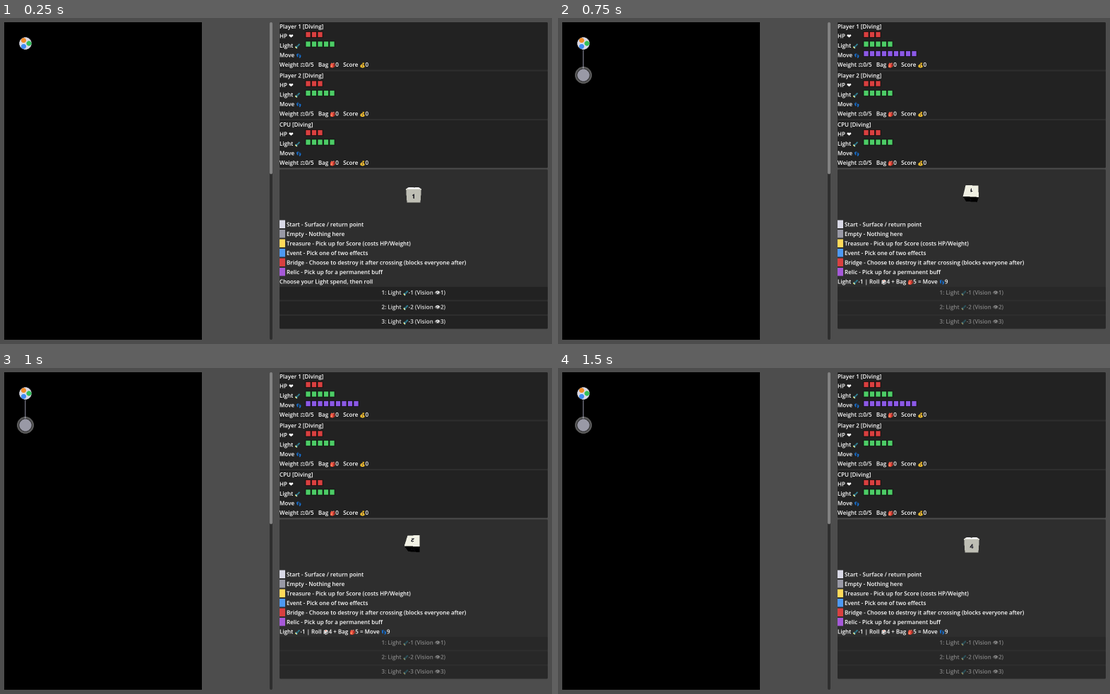
Above: before the commit, frames 1-4 (two rows, left to right).
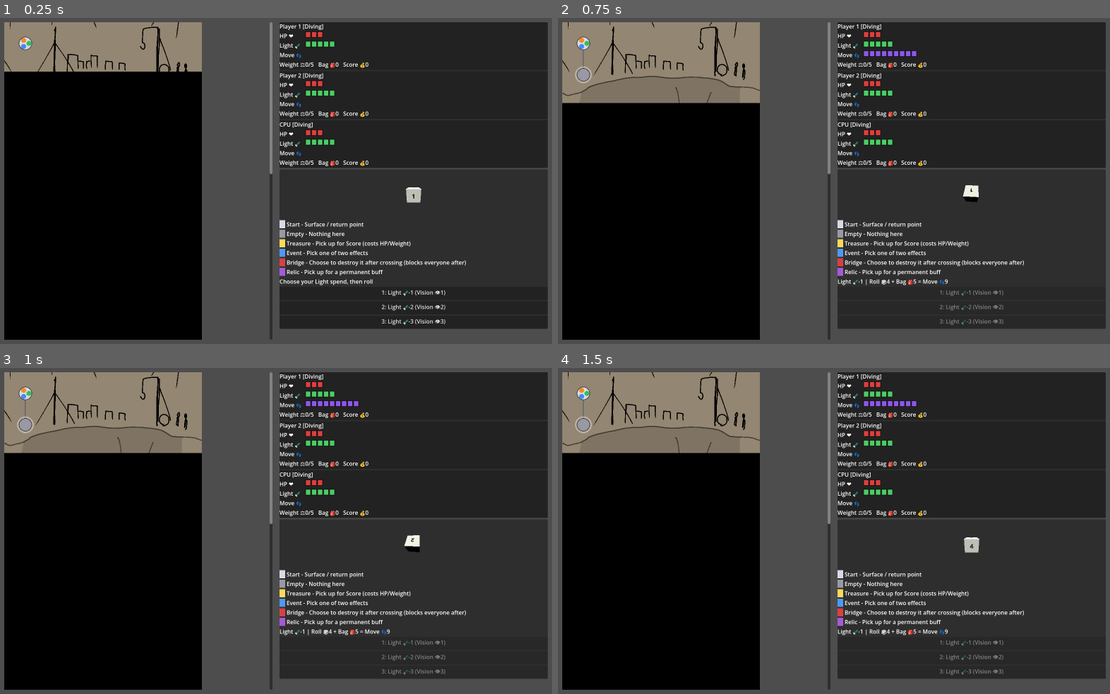
Above: after the commit, the same moments.

Repository: dandan62/gamejam
Game: Godot game, scene res://scenes/Main.tscn
Two runs of this game, one before a commit and one after it. Both use one fixed random seed, a clock stepped at 60 frames per second and the inputs below.
Inputs (mouse positions are in pixels of both pictures, inside the frame that each line leads up to):
- Up to frame 1 (0.25 s): no input
- Up to frame 2 (0.75 s): click "1: Light 🔦-1 (Vision 👁1)" at 0.5 s
- Up to frame 3 (1 s): no input
- Up to frame 4 (1.5 s): move the mouse to (960, 517) at 1.27 s; click (960, 517) at 1.42 s

The runs differ from the first frame. In frame 1, 5.2% of the frame differs, in the area x 0-37%, y 1-17%; in frame 2, 8.6%, in the area x 0-37%, y 1-27%; in frame 3, 8.6%; in frame 4, 8.6%.

Commit message:
Add map background art support and content-authoring templates
- Board tile spacing now derives from the loaded map's own max
  lane/depth so nodes always fill the fixed CANVAS_SIZE (560x1900).
- Maps can set a background=<file> option (alongside persist_tiles)
  to show an illustration behind the board; only the currently
  revealed depth band is drawn so fog of war still hides unexplored
  areas. Wired map_01.txt up to イラスト32.png.
- Add data/_templates/ (treasure/relic/event starting-point .tres
  files + a field reference README) so authoring new relics/events
  is as copy-paste-friendly as treasures already were.

Co-Authored-By: Claude Sonnet 5 <noreply@anthropic.com>

Diff:
--- /dev/null
+++ b/data/_templates/event_template.tres
@@ -0,0 +1,28 @@
+[gd_resource type="Resource" script_class="EventData" load_steps=3 format=3]
+
+[ext_resource type="Script" path="res://scripts/data_models/EventData.gd" id="1"]
+[ext_resource type="Script" path="res://scripts/data_models/EffectData.gd" id="2"]
+
+[sub_resource type="Resource" id="1"]
+script = ExtResource("2")
+description = "TEMPLATE -- flavor text shown after picking choice A"
+hp_delta = 0
+light_delta = 0
+score_delta = 0
+
+[sub_resource type="Resource" id="2"]
+script = ExtResource("2")
+description = "TEMPLATE -- flavor text shown after picking choice B"
+hp_delta = 0
+light_delta = 0
+score_delta = 0
+
+[resource]
+script = ExtResource("1")
+id = "template_event"
+tier = 1
+description = "TEMPLATE -- the prompt text shown to the player"
+choice_a_text = "TEMPLATE -- button text for choice A"
+choice_a_effect = SubResource("1")
+choice_b_text = "TEMPLATE -- button text for choice B"
+choice_b_effect = SubResource("2")
--- /dev/null
+++ b/data/_templates/relic_template.tres
@@ -0,0 +1,18 @@
+[gd_resource type="Resource" script_class="RelicData" load_steps=3 format=3]
+
+[ext_resource type="Script" path="res://scripts/data_models/RelicData.gd" id="1"]
+[ext_resource type="Script" path="res://scripts/data_models/BuffData.gd" id="2"]
+
+[sub_resource type="Resource" id="1"]
+script = ExtResource("2")
+stat = 0
+amount = 1
+
+[resource]
+script = ExtResource("1")
+id = "template_relic"
+display_name = "TEMPLATE Relic -- rename me"
+tier = 1
+description = "TEMPLATE -- describe what this relic does"
+weight = 1
+buffs = [SubResource("1")]
--- /dev/null
+++ b/data/_templates/treasure_template.tres
@@ -0,0 +1,14 @@
+[gd_resource type="Resource" load_steps=2 format=3]
+
+[ext_resource type="Script" path="res://scripts/data_models/TreasureData.gd" id="1"]
+
+[resource]
+script = ExtResource("1")
+id = "template_treasure"
+display_name = "TEMPLATE Treasure -- rename me"
+tier = 1
+min_value = 1
+max_value = 10
+hp_damage = 0
+weight = 1
+buffs = []
--- a/scenes/Board.gd
+++ b/scenes/Board.gd
@@ -5,10 +5,16 @@
 ## ハイライトされている(=現在選択可能な)ノードはクリックで選択できる。
 ## 盤面全体は黒で覆われており、現在の手番プレイヤーの現在地からvision_radiusホップ以内
 ## （set_vision_radiusで設定）のマスだけが見える（フォグ・オブ・ウォー）。
+## マス間の間隔はCANVAS_SIZE固定サイズいっぱいに広がるよう、そのマップの最大レーン数/深度から
+## 逆算する（背景イラストをCANVAS_SIZEの比率で作れば、マップが変わっても常にマス配置が
+## 背景に合う）。
 ## Draws the map's nodes, edges, and player tokens.
 ## Highlighted (= currently selectable) nodes can be chosen by clicking them.
 ## The whole board is covered in black; only tiles within vision_radius hops of the current
 ## turn's player position (set via set_vision_radius) are revealed (fog of war).
+## Tile spacing is derived from the map's own max lane count/depth so nodes always spread out to
+## fill the fixed CANVAS_SIZE (an illustration authored at CANVAS_SIZE's aspect ratio will line up
+## with the tile layout no matter which map is loaded).
 
 signal node_clicked(node_id: int)
 
@@ -18,11 +24,12 @@
 var highlighted_backward: Array = []
 var vision_radius: int = 0
 var remaining_rounds: int = -1  # -1 = unknown/not set yet -- no warning border drawn
+var background_texture: Texture2D = null
 
 const NODE_RADIUS := 18.0
-const DEPTH_SPACING := 90.0
-const LANE_SPACING := 90.0
 const MARGIN := 60.0
+const CANVAS_SIZE := Vector2(560, 1900)
+const BACKGROUND_BAND_PADDING := 80.0
 
 ## 残りラウンドがこの数以下になると盤面の枠が赤く点滅する
 ## （ゲームが突然終わるのをプレイヤーに事前に知らせるため）。
@@ -38,15 +45,29 @@
 func setup(graph: MapGraph) -> void:
 	map_graph = graph
 	_compute_positions()
+	background_texture = null
+	if map_graph.definition.background_image_path != "":
+		background_texture = load(map_graph.definition.background_image_path)
 	queue_redraw()
 
 
 func _compute_positions() -> void:
 	node_positions.clear()
-	for node in map_graph.get_all_nodes():
-		var n: MapNodeDef = node
-		var x := MARGIN + n.lane * LANE_SPACING
-		var y := MARGIN + n.depth * DEPTH_SPACING
+
+	var max_lane := 0
+	var max_depth := 0
+	for node in map_graph.get_all_nodes():
+		var n: MapNodeDef = node
+		max_lane = max(max_lane, n.lane)
+		max_depth = max(max_depth, n.depth)
+
+	var lane_spacing := (CANVAS_SIZE.x - MARGIN * 2.0) / max_lane if max_lane > 0 else 0.0
+	var depth_spacing := (CANVAS_SIZE.y - MARGIN * 2.0) / max_depth if max_depth > 0 else 0.0
+
+	for node in map_graph.get_all_nodes():
+		var n: MapNodeDef = node
+		var x := MARGIN + n.lane * lane_spacing
+		var y := MARGIN + n.depth * depth_spacing
 		node_positions[n.id] = Vector2(x, y)
 
 
@@ -136,6 +157,33 @@
 	return TREASURE_COLOR_LIGHT.lerp(TREASURE_COLOR_DARK, t)
 
 
+## 背景イラストのうち、見えている範囲(revealed)のノードのY座標帯だけを黒地の上に描画する。
+## フォグ・オブ・ウォーの「未探索は見せない」を保ちつつ、探索済みの深度では絵を見せる
+## （ノード配置はCANVAS_SIZEいっぱいに広がる前提なので、テクスチャ座標=盤面座標のまま使える）。
+## Draws only the revealed nodes' Y-range slice of the background illustration on top of the
+## black base, so unexplored depths stay hidden while explored ones show the art (node layout
+## always fills CANVAS_SIZE, so texture coordinates line up 1:1 with board coordinates).
+func _draw_background_band(revealed: Dictionary) -> void:
+	if background_texture == null or revealed.is_empty():
+		return
+
+	var min_y := INF
+	var max_y := -INF
+	for id in revealed.keys():
+		if not node_positions.has(id):
+			continue
+		var y: float = node_positions[id].y
+		min_y = min(min_y, y)
+		max_y = max(max_y, y)
+	if min_y == INF:
+		return
+
+	min_y = clamp(min_y - BACKGROUND_BAND_PADDING, 0.0, CANVAS_SIZE.y)
+	max_y = clamp(max_y + BACKGROUND_BAND_PADDING, 0.0, CANVAS_SIZE.y)
+	var band := Rect2(0.0, min_y, CANVAS_SIZE.x, max_y - min_y)
+	draw_texture_rect_region(background_texture, band, band)
+
+
 func _draw() -> void:
 	if map_graph == null:
 		return
@@ -147,6 +195,8 @@
 	if current_player != null:
 		for id in map_graph.get_nodes_within_hops(current_player.current_node_id, vision_radius):
 			revealed[id] = true
+
+	_draw_background_band(revealed)
 
 	for node in map_graph.get_all_nodes():
 		var n: MapNodeDef = node
--- a/scenes/Main.gd
+++ b/scenes/Main.gd
@@ -20,7 +20,7 @@
 	add_child(scroll)
 
 	board = Board.new()
-	board.custom_minimum_size = Vector2(560, 1900)
+	board.custom_minimum_size = Board.CANVAS_SIZE
 	board.setup(GameManager.map_graph)
 	board.node_clicked.connect(_on_board_node_clicked)
 	scroll.add_child(board)
--- a/scripts/data_models/MapDefinition.gd
+++ b/scripts/data_models/MapDefinition.gd
@@ -10,3 +10,11 @@
 ## taken again and again (set via a "#" directive line at the top of the map file; MapTextLoader
 ## reads it. Defaults to false -- the original one-time-only behavior).
 @export var treasures_persist: bool = false
+## 空でなければ、Boardの背景として使う画像のres://パス
+## （MapTextLoaderがマップファイル先頭の"#"行の background=ファイル名 から読み取り、
+## data/maps/ 内のファイル名として解決する）。空なら背景なし（従来通り黒一色）。
+## If non-empty, the res:// path of the image Board uses as its background (set via a
+## "background=filename" token on the "#" directive line at the top of the map file;
+## MapTextLoader resolves it as a filename inside data/maps/). Empty means no background
+## (falls back to the original solid black).
+@export var background_image_path: String = ""
--- a/scripts/map/MapTextLoader.gd
+++ b/scripts/map/MapTextLoader.gd
@@ -4,8 +4,10 @@
 ## data/maps/*.txt を読み込みMapDefinitionを構築するテキストマップローダー。
 ##
 ## ファイルの先頭行が"#"で始まる場合、それはマス行ではなくオプション行として扱われる
-## （スペース区切りの "キー=値" を列挙。例: "#persist_tiles=true"）。省略した場合は全て既定値。
-##   persist_tiles=true : TREASURE/RELICが取得してもマスから消えず、何度でも拾えるようになる。
+## （スペース区切りの "キー=値" を列挙。例: "#persist_tiles=true background=イラスト32.png"）。
+## 省略した場合は全て既定値。
+##   persist_tiles=true  : TREASURE/RELICが取得してもマスから消えず、何度でも拾えるようになる。
+##   background=ファイル名: data/maps/ 内の画像ファイルをBoardの背景として使う（スペース不可）。
 ##
 ## フォーマット：（オプション行の次から）depth0から順に「マス行」「接続行」を交互に並べる
 ## （最後はマス行で終わる）。
@@ -18,10 +20,11 @@
 ## Text-based map loader that reads data/maps/*.txt and builds a MapDefinition.
 ##
 ## If the file's first line starts with "#", it's an option line rather than a tile line
-## (space-separated "key=value" tokens, e.g. "#persist_tiles=true"). Omit it and everything
-## defaults.
+## (space-separated "key=value" tokens, e.g. "#persist_tiles=true background=イラスト32.png").
+## Omit it and everything defaults.
 ##   persist_tiles=true : TREASURE/RELIC tiles never disappear after being picked up and can be
 ##                         taken again and again.
+##   background=file    : uses an image file inside data/maps/ as Board's background (no spaces).
 ##
 ## Format (starting right after the option line, if any): starting at depth 0, alternate "tile
 ## lines" and "connector lines" (ends on a tile line).
@@ -121,6 +124,8 @@
 		match key:
 			"persist_tiles":
 				map.treasures_persist = value == "true"
+			"background":
+				map.background_image_path = "res://data/maps/" + value
 
 
 static func _find_node(nodes: Array, id: int) -> MapNodeDef:
Not shown, changed: data/maps/map_01.txt
Binary file added: data/maps/イラスト32.png
Not shown, added: data/maps/イラスト32.png.import
Not shown, changed: README.md
Not shown, changed: README_jp.md
Not shown, added: data/_templates/README.md
